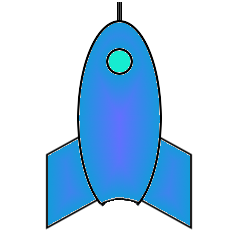
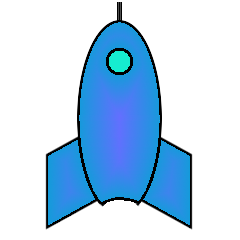
Layers edited between the first and the second 240 × 240 image:
painted on "Warstwa #1" over [47, 22, 191, 228]
